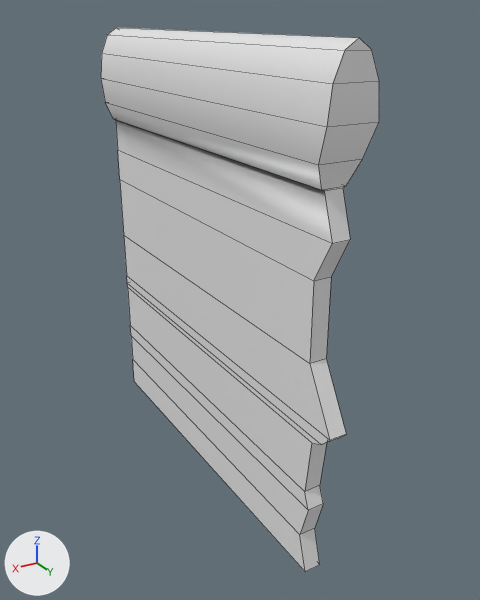
The FBX model Assets/Artists/Alyssa/Models/AssetWallEnd.fbx, before and after one commit.
One viewpoint serves both versions: a camera (50 mm lens) standing at (3.56, 14.65, 5.65) and looking at (-0.25, 8.3, 2.47). Every picture has the same lights, and +X, +Y and +Z are marked at lower left. Mesh edges are drawn as thin lines.

In view in the first picture: 'Otherwall'.
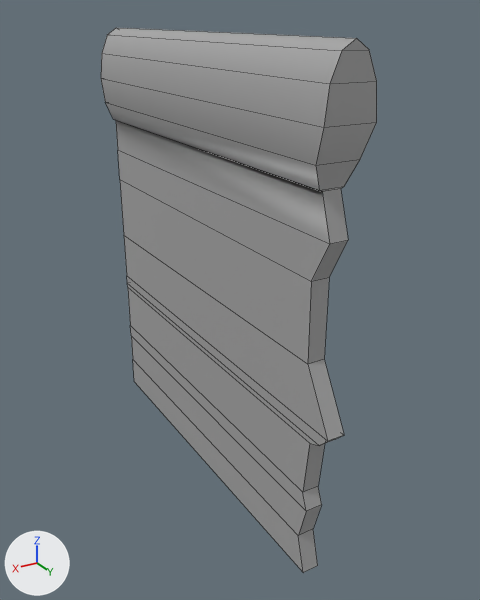
The newer file is also turned or shifted as a whole; pictures and numbers use the older file's frame.

Changed parts and their boxes (x1, y1, x2, y2) in the pictures (480 x 600 px):
'Otherwall', recoloured, moved, turned
    before: (101, 28, 379, 572)
    after: (101, 28, 377, 573)

What the commit changed:
Picture 'T-WallsTest.png' (img_t_wallstest_png) is new.
Material 'Material.003' (mat_material_003) is new.
Its texture is img_t_wallstest_png.
me_cube_001 has 66 vertices, 65 faces and spans x -27.0..27.0, y 3.0..548.0, z -1054.0..-547.0.
me_cube_001 now uses material mat_material_003 (picture img_t_wallstest_png).
Object 'Otherwall' (ob_otherwall) moves from (0.0, 0.0, 0.0) to (-0.03, 0.0, 0.0).
Object 'Otherwall' (ob_otherwall) turns from (90, 0, 0) to (90, 0, -0.3) degrees about x, y and z.
